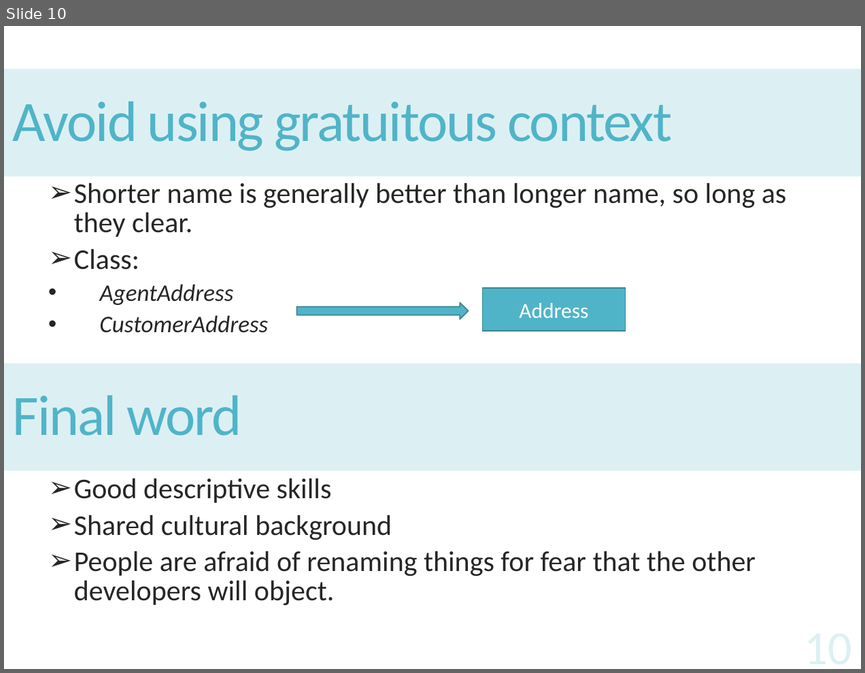
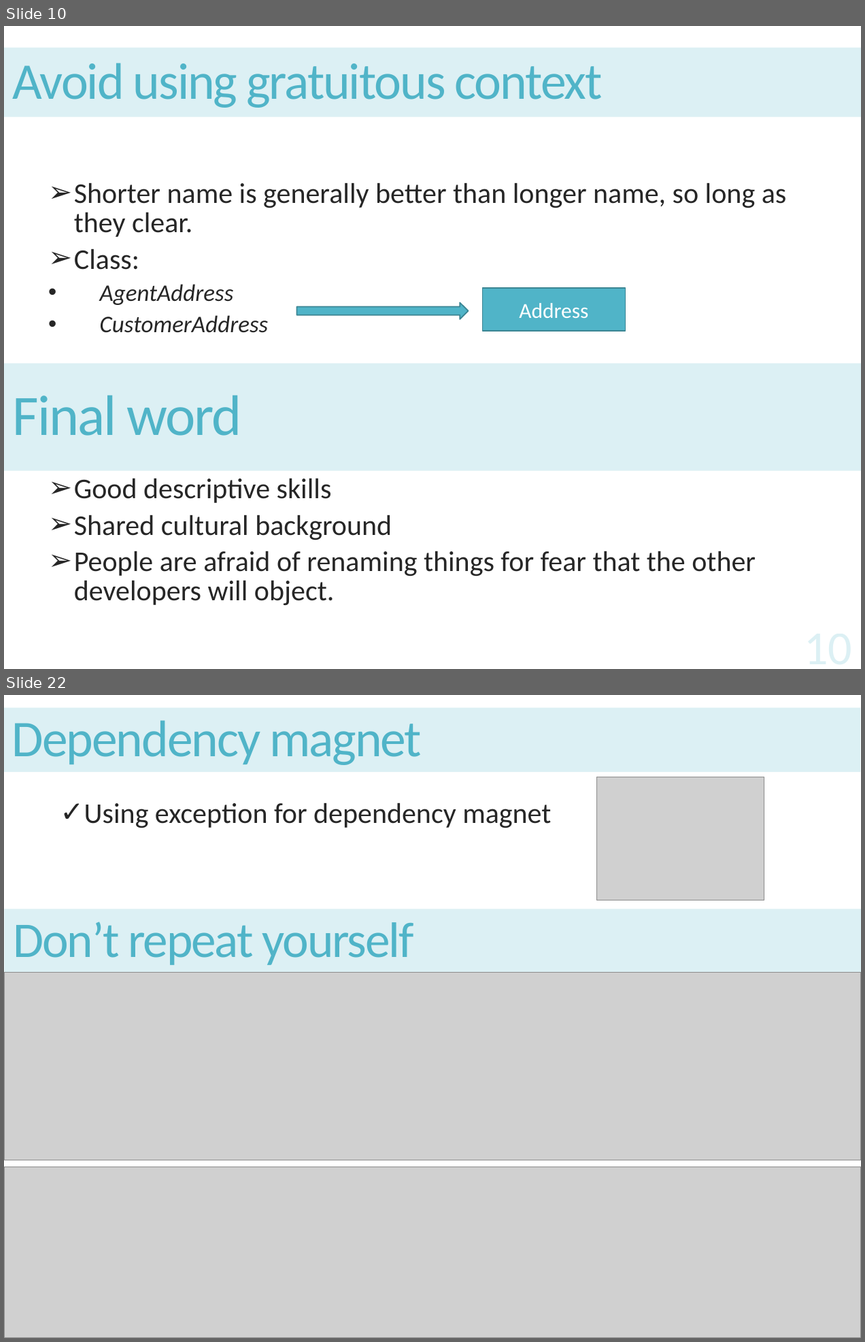
Before and after one commit to Monkey-D-Kid/CleanCode, a slide deck: CleanCode.pptx. Shown one above the other, each under a label of ours: slide 10 before the commit, slides 10 and 22 after it; the slides between them are not shown. The pictures are 865x673 and 865x1342 pixels, drawn with LibreOffice and Linux fonts; fonts in the diff are those of the drawing; grey boxes stand for pictures. Boxes give left, top, right and bottom in pixels: in the first picture for what was removed or moved away, otherwise in the second. Text is boxed around its words. In the diff, an @@ line names an element or a change of style, - is before the commit and + after.

```diff
--- a/CleanCode.pptx
+++ b/CleanCode.pptx
@@ slide 22 added at [4, 695, 861, 1338], background #FFFFFF @@
@@ title added at [4, 708, 860, 772], fill #DCF0F4, 43.2 pt, text #50B4C8 @@
+Dependency magnet
@@ picture added at [597, 777, 764, 900] @@
@@ text added at [84, 803, 551, 828], 24 pt, text #262626 @@
+✓ Using exception for dependency magnet
@@ rectangle added at [4, 909, 861, 974], fill #DCF0F4, 41.9 pt, text #50B4C8 @@
+Don’t repeat yourself
@@ picture added at [4, 972, 861, 1160] @@
@@ picture added at [4, 1166, 861, 1338] @@
@@ page number added at [804, 1337, 852, 1338], 40 pt, text #50B4C8 at 20% opacity @@
+22
@@ slide 10 changed as well @@
@@ title "Avoid using gratuitous context": place and size @@
-title "Avoid using gratuitous context" at [4, 69, 861, 177]
+title "Avoid using gratuitous context" at [4, 48, 861, 117]
@@ title "Avoid using gratuitous context" at [4, 48, 861, 117]: size 48 to 43.2 pt @@
```
Also in this commit, not shown: 8 other slides changed, 18 other slides added, 1 other file.
